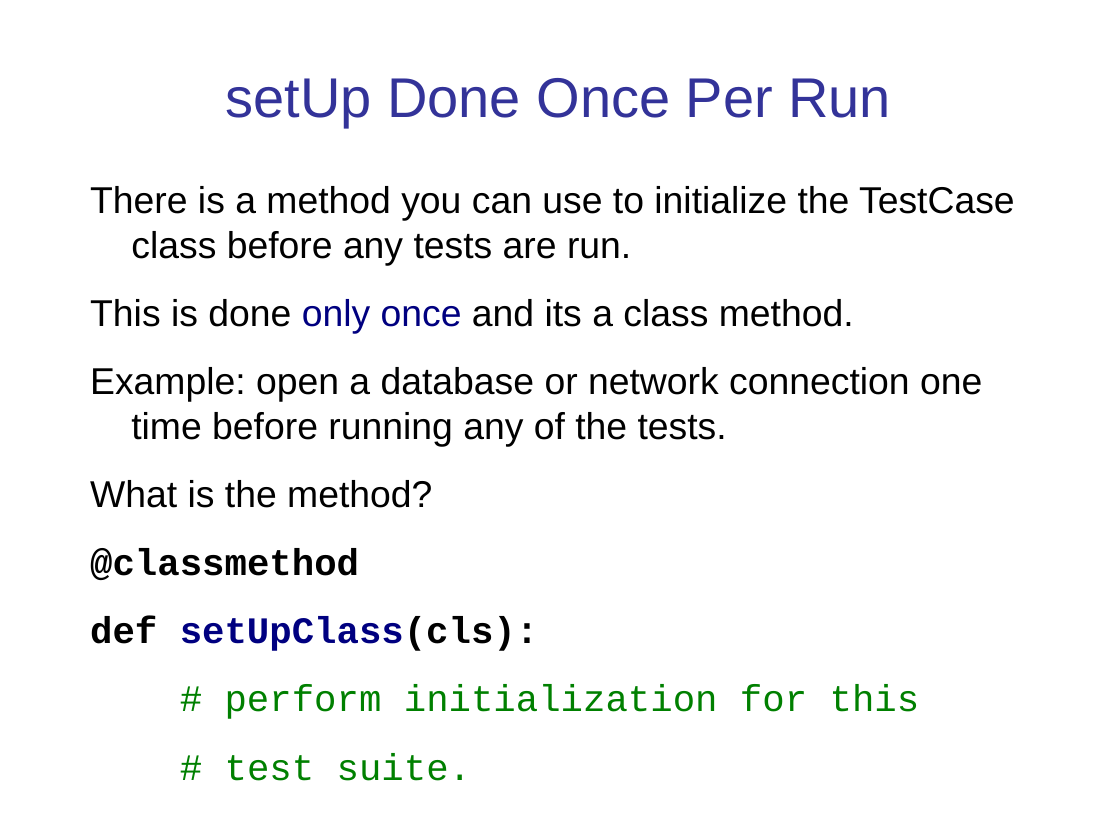
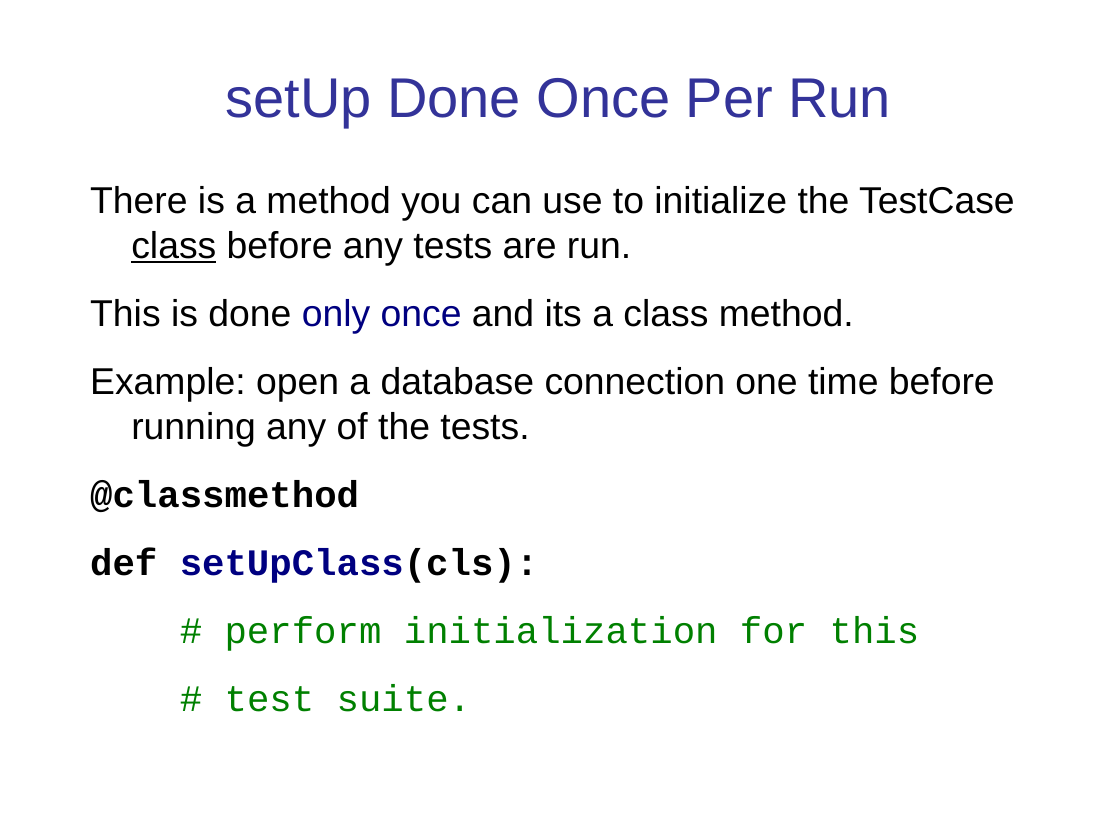
Before and after one commit to cpske/ISP, a slide deck: slide 34 of testing/Python-Unit-Testing.pptx (slide 36 before the commit). Drawn at 1120x840 pixels with LibreOffice and Linux fonts; fonts in the diff are those of the drawing. Boxes give left, top, right and bottom in pixels: in the first picture for what was removed or moved away, otherwise in the second. Text is boxed around its words. In the diff, an @@ line names an element or a change of style, - is before the commit and + after.

```diff
--- a/testing/Python-Unit-Testing.pptx
+++ b/testing/Python-Unit-Testing.pptx
@@ text at (90, 186, 1015, 266): underline on in "class" @@
@@ text at (90, 367, 995, 447): text changed @@
-Example: open a database or network connection one time before running any of the tests.
-What is the method?
+Example: open a database connection one time before running any of the tests.
```
Also in this commit, not shown: 13 other slides changed, 3 slides added, 2 slides removed, 25 other files.
